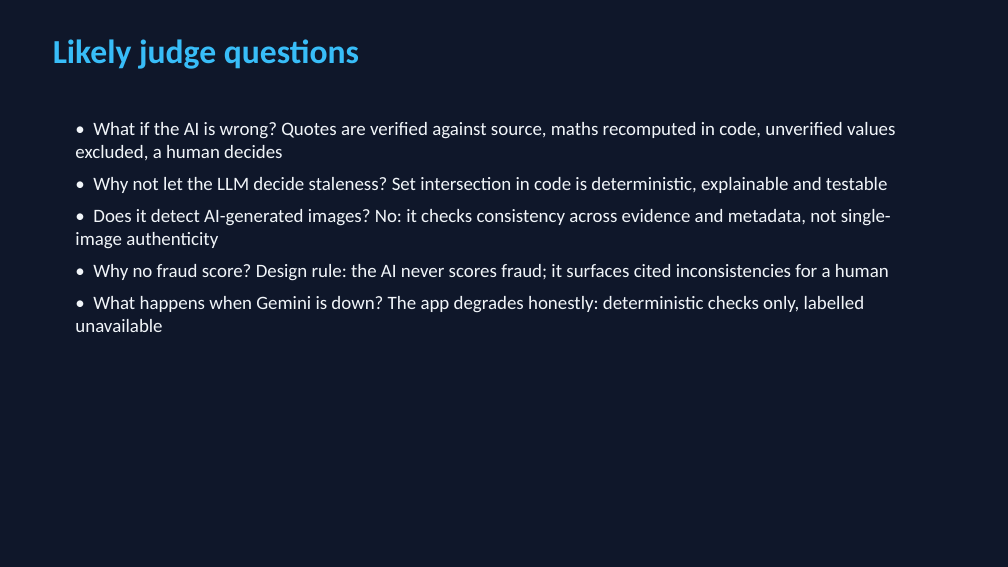
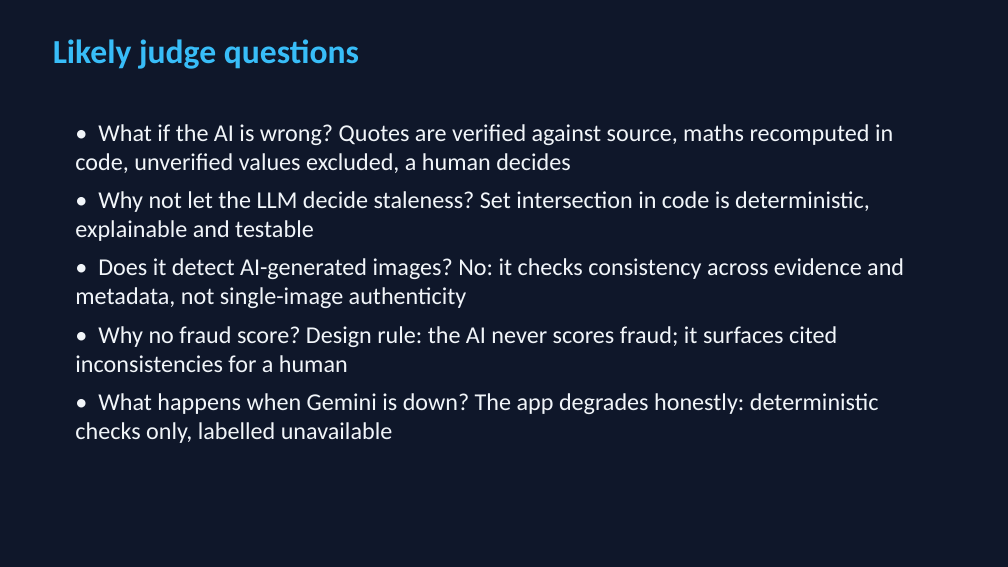
Before and after one commit to MEDHUN17/claims-investigator-, a slide deck: slide 16 of deck/Verity_full.pptx. Drawn at 1008x567 pixels with LibreOffice and Linux fonts; fonts in the diff are those of the drawing. Boxes give left, top, right and bottom in pixels: in the first picture for what was removed or moved away, otherwise in the second. Text is boxed around its words. In the diff, an @@ line names an element or a change of style, - is before the commit and + after.

```diff
--- a/deck/Verity_full.pptx
+++ b/deck/Verity_full.pptx
@@ text "• What if the AI ..." at (75,124,904,443): size 18 to 23 pt @@
```
Also in this commit, not shown: 6 other slides changed.
